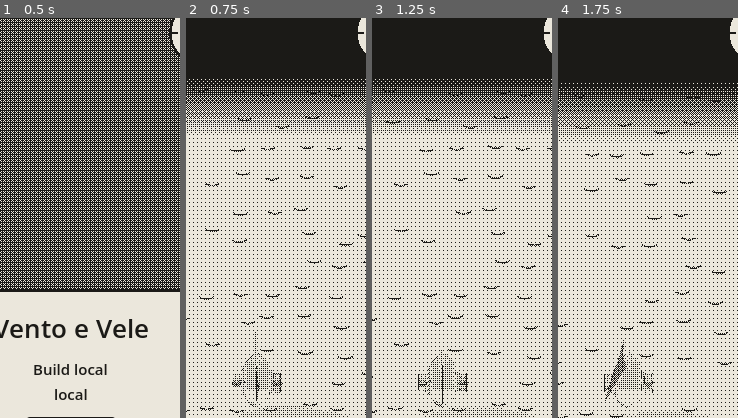
Above: before the commit, frames 1-4 (left to right).
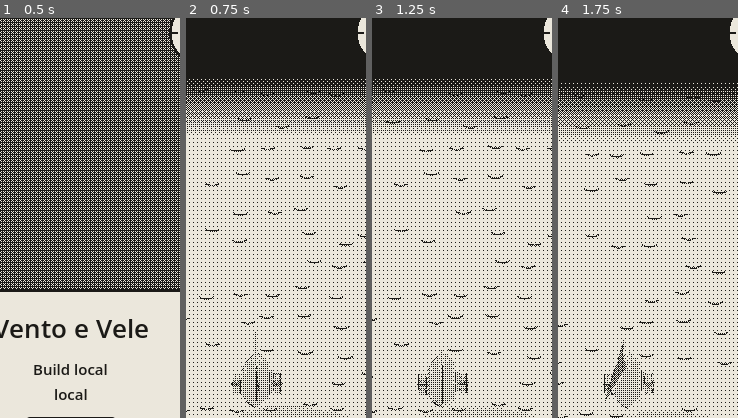
Above: after the commit, the same moments.

Repository: EnricoLabarile/Sail
Game: Godot game, scene res://Assets/Scenes/Overworld.tscn
The game is run twice, just before and just after one commit, with the same random seed, the same clock (stepped at 60 frames per second) and the same inputs.
Inputs (mouse positions are % of the whole screen's width and height, from its top left):
- Up to frame 1 (0.5 s): no input
- Up to frame 2 (0.75 s): click "Set sail" at 0.5 s
- Up to frame 3 (1.25 s): no input
- Up to frame 4 (1.75 s): tap Enter (ui_accept) at 1.25 s; drag from (50, 81) to (60, 28) at 1.27 s
The pictures show only the part of the screen within x 30-80%, y 4-54%; the shares and areas given below are measured in that part.

Frame 1 is identical in both runs. In frame 2, 0.1% of the frame differs, in the area x 25-53%, y 88-98%; in frame 3, 0.2%, in the area x 25-54%, y 89-97%; in frame 4, 0.1%.

Commit message:
Stencil mask: the sea never draws over the boat
Co-Authored-By: Claude Opus 5.5 <noreply@anthropic.com>
Claude-Session: https://claude.ai/code/session_0154zeqDuhZHz7ZXLE21BuMs

Diff:
--- a/Assets/Boat/boat.gd
+++ b/Assets/Boat/boat.gd
@@ -113,6 +113,18 @@
 	add_to_group("player_boat")
 	camera.top_level = true   # it follows her position but not her turning
 	anchor_point = bow_point()   # she starts at anchor: it lies off her bow
+	add_water_mask()
+
+
+## Puts the boat's mask (Assets/Boat/boat_mask.gdshader) on every mesh inside Model, as a
+## material_overlay: an extra invisible layer that marks her pixels, so the sea doesn't draw over her.
+## Done here in code, so it covers new or swapped meshes too (hull, mast, sail, paddle wheels…).
+func add_water_mask() -> void:
+	var mask := ShaderMaterial.new()
+	mask.shader = load("res://Assets/Boat/boat_mask.gdshader")
+	mask.render_priority = -1    # among the see-through things, drawn before the sea (which has 0)
+	for mesh in model.find_children("*", "MeshInstance3D", true, false):
+		mesh.material_overlay = mask
 
 func set_rudder(v: float) -> void:
 	rudder = clampf(v, -1.0, 1.0)
--- /dev/null
+++ b/Assets/Boat/boat_mask.gdshader
@@ -0,0 +1,18 @@
+// THE BOAT'S MASK (a stencil): an invisible coat over every mesh of the boat.
+// It draws nothing you can see (ALPHA = 0), but it marks each pixel the boat covers with a 1 in the
+// stencil buffer, a hidden layer of the screen. The sea's shader (sea.gdshader) is drawn after it and
+// skips every pixel marked 1: so the water never covers the boat, even the parts that dip under the
+// waterline when she heels. (In Unreal: like writing Custom Stencil on the boat and masking with it.)
+// boat.gd puts it on every mesh of the boat as a material_overlay (an extra layer on top of its own
+// materials), so it keeps working when the models are swapped.
+shader_type spatial;
+// unshaded: no lighting work; depth_draw_never: it doesn't change the depth;
+// cull_disabled: both faces (the sail is seen from both sides).
+render_mode unshaded, depth_draw_never, cull_disabled;
+// Write the value 1 into the stencil buffer wherever this is drawn.
+stencil_mode write, compare_always, 1;
+
+void fragment() {
+	ALBEDO = vec3(0.0);
+	ALPHA = 0.0;   // invisible
+}
--- a/Assets/Landscape/world/sea.gdshader
+++ b/Assets/Landscape/world/sea.gdshader
@@ -4,10 +4,14 @@
 //   1. it shows the map Enrico paints (map_paint.png), once, stretched over the plane;
 //   2. on the sea only (where map_collision.png is black), it adds short dark wavelets that stay
 //      fixed in the world, so you can see the boat moving.
-//   3. it covers in black what the boat hasn't seen yet (the fog of war, fog.gd).
+//   3. it covers in black what the boat hasn't seen yet (the fog of war, fog.gd);
+//   4. it never covers the boat: it skips every pixel the boat's mask has marked (a stencil, see
+//      Assets/Boat/boat_mask.gdshader), so the water doesn't cut through her when she heels.
 // Unshaded: no light on it, the greys are shown as painted; the dither turns them into paper and ink.
 shader_type spatial;
 render_mode unshaded;
+// The stencil: draw only where the stencil buffer is NOT 1 (1 = the boat's mask was drawn there).
+stencil_mode read, compare_not_equal, 1;
 
 // The painted map.
 uniform sampler2D map_tex : source_color, filter_linear_mipmap;
@@ -53,4 +57,7 @@
 	// The fog of war: where the boat hasn't been, solid black (ink once dithered), as in the prototype.
 	float fog = texture(fog_tex, UV).r;                 // 1 = in fog, 0 = seen
 	ALBEDO = mix(col, vec3(0.0), fog);
+	// Fully solid, but writing ALPHA puts the sea among the see-through things, which Godot draws AFTER
+	// the solid ones: so the boat (and its mask) is already drawn when the sea comes, and the stencil works.
+	ALPHA = 1.0;
 }
Not shown, added: Assets/Boat/boat_mask.gdshader.uid
Not shown, changed: CLAUDE.md
